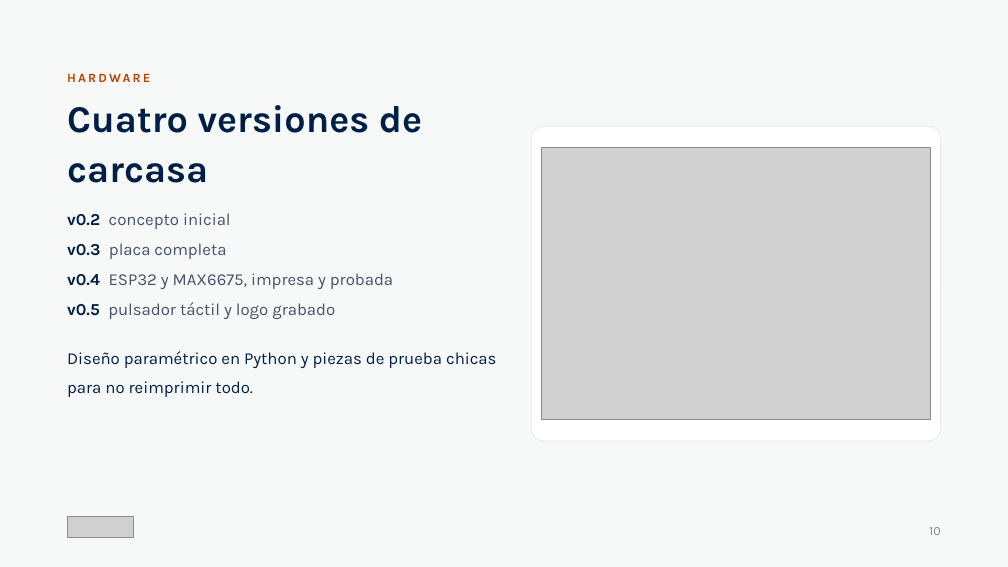
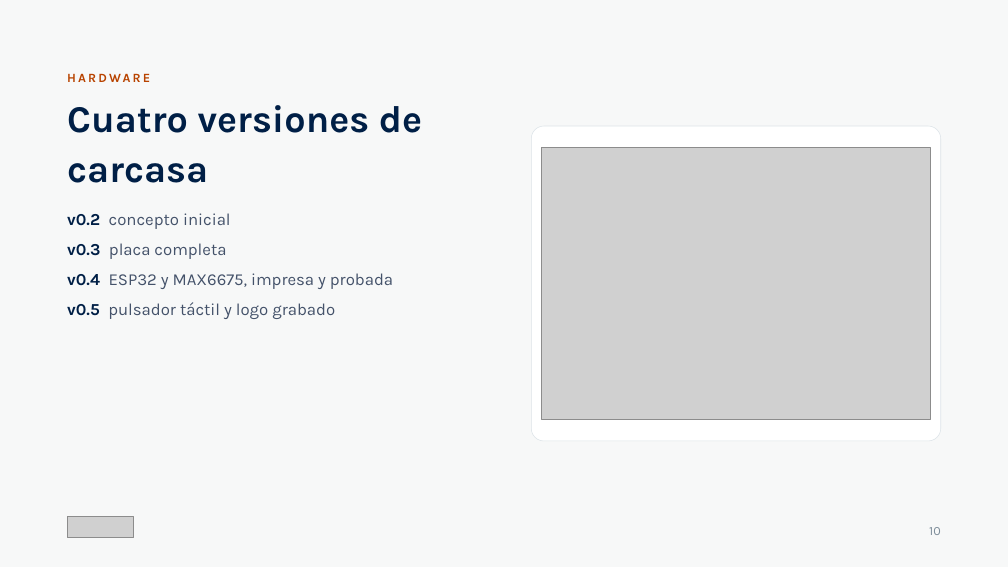
Before and after one commit to Code7C26/TermaLab, a slide deck: slide 10 of entregables/Pitch_Final_TermaLab.pptx. Drawn at 1008x567 pixels with LibreOffice and Linux fonts; fonts in the diff are those of the drawing; grey boxes stand for pictures. Boxes give left, top, right and bottom in pixels: in the first picture for what was removed or moved away, otherwise in the second. Text is boxed around its words. In the diff, an @@ line names an element or a change of style, - is before the commit and + after.

```diff
--- a/entregables/Pitch_Final_TermaLab.pptx
+++ b/entregables/Pitch_Final_TermaLab.pptx
@@ text removed at box(67, 351, 496, 397) @@
-Diseño paramétrico en Python y piezas de prueba chicas para no reimprimir todo.
```
Also in this commit, not shown: 3 other slides changed, 5 other files.
